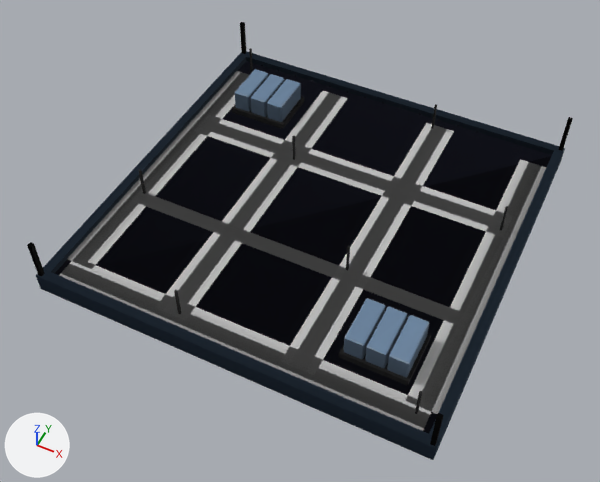
Before and after pictures for a commit that changed the glTF model assets/set_v5/veyran_fortified_bunker_foundation.glb.
Rendered twice from a 50 mm lens placed at (4.54, -9.87, 11.56), pointed at (-0.06, -0.67, 0.06). Every picture has the same lights, and +X, +Y and +Z are marked at lower left. The older version comes first. Vertices at exactly the same position are counted once.

In view in the first picture: 'body', 'body.001', 'body.002'.
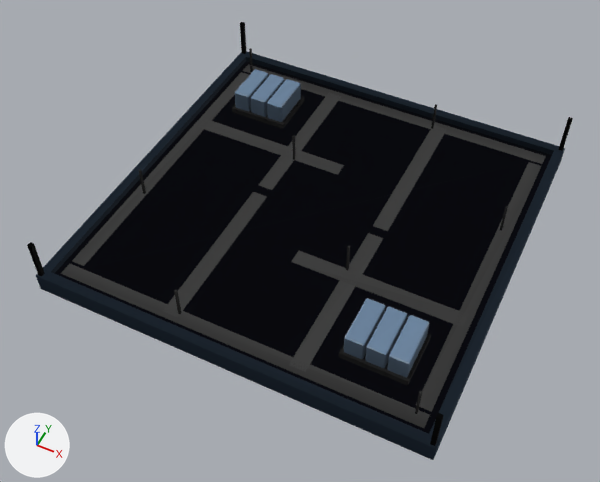
The change in detail:
me_mesh_0 is used by ob_body; parent ob_veyran_fortified_bunker_foundation_lod0; location (0.0, 0.0, 0.0).
me_mesh_0 had 548 vertices, 734 faces and spanned x -3.69..3.69, y -3.69..3.69, z 0.0..1.15.
me_mesh_0 now has 360 vertices, 490 faces and spans x -3.69..3.69, y -3.69..3.69, z 0.0..1.15.
me_mesh_0 part 1: the loose piece of 4 vertices spanning x -3.4..3.4, y -3.4..-3.14, z 0.27 is copied, and the copy is moved by (0.0, 6.54, 0.0); it spans x -3.4..3.4, y 3.14..3.4, z 0.27.
Part 2, on me_mesh_0:
4 vertices are removed from x -3.3..3.3, y -1.35..1.35, z 0.27.
8 faces are deleted.
12 vertices are added at x -1.35..1.35, y -1.35..1.35, z 0.27.
12 new faces join them, mat_team.
me_mesh_0 part 3: 1 kept faces spanning x -3.54..3.54, y -3.51..3.51, z 0.25 get new vertex colours; the middle colour goes from blue #7e85ae to blue #5f6584.
Other edits to the shape of me_mesh_0 do not show in these pictures.
me_mesh_1 is used by ob_body_001; parent ob_veyran_fortified_bunker_foundation_lod1; location (0.0, 0.0, 0.0).
me_mesh_1 had 108 vertices, 132 faces and spanned x -3.69..3.69, y -3.69..3.69, z 0.0..1.15.
me_mesh_1 now has 120 vertices, 138 faces and spans x -3.69..3.69, y -3.69..3.69, z 0.0..1.15.
Part 4, on me_mesh_1:
4 vertices are removed from x -3.3..3.3, y -1.35..1.35, z 0.27.
8 faces are deleted.
12 vertices are added at x -1.35..1.35, y -1.35..1.35, z 0.27.
12 new faces join them, mat_team.
me_mesh_1 part 5: 1 kept faces spanning x -3.57..3.57, y -3.56..3.56, z 0.25 get new vertex colours; the middle colour goes from blue #8289b3 to blue #5f6584.
Other edits to the shape of me_mesh_1 do not show in these pictures.
me_mesh_2 is used by ob_body_002; parent ob_veyran_fortified_bunker_foundation_lod2; location (0.0, 0.0, 0.0).
me_mesh_2 had 88 vertices, 102 faces and spanned x -3.69..3.69, y -3.69..3.69, z 0.0..1.15.
me_mesh_2 no longer uses material mat_paint.
me_mesh_2 now has 76 vertices, 68 faces and spans x -3.66..3.66, y -3.66..3.66, z 0.0..1.15.
me_mesh_2 part 6: the loose piece of 4 vertices spanning x -1.5..-0.9, y -3.3..3.3, z 0.27 is rebuilt with 4 vertices and now spans x -1.35..-1.05, y -3.3..-0.1, z 0.27.
me_mesh_2 part 7: the loose piece of 4 vertices spanning x 2.97..3.57, y -3.08..3.08, z 0.27 is rebuilt with 4 vertices and now spans x 3.14..3.4, y -3.08..3.08, z 0.27.
me_mesh_2 part 8: the loose piece of 4 vertices spanning x 0.9..1.5, y -3.3..3.3, z 0.27 is rebuilt with 4 vertices and now spans x 1.05..1.35, y -3.3..-0.1, z 0.27.
me_mesh_2 part 9: the loose piece of 4 vertices spanning x -3.4..3.4, y -3.57..-2.97, z 0.27 is rebuilt with 4 vertices and now spans x -3.4..3.4, y -3.4..-3.14, z 0.27.
me_mesh_2 part 10: the loose piece of 4 vertices spanning x -3.3..3.3, y 0.9..1.5, z 0.27 is rebuilt with 4 vertices and now spans x -3.3..-0.1, y 1.05..1.35, z 0.27.
me_mesh_2 part 11: the loose piece of 4 vertices spanning x -3.57..-2.97, y -3.08..3.08, z 0.27 is rebuilt with 4 vertices and now spans x -3.4..-3.14, y -3.08..3.08, z 0.27.
me_mesh_2 part 12: 24 vertices removed from x -3.69..3.69, y -3.69..3.69, z 0.0..0.37; 12 vertices added at x -3.4..3.4, y 0.1..3.4, z 0.27.
me_mesh_2 part 13: 47 kept faces spanning x -3.66..3.66, y -3.66..3.66, z 0.0..1.15 get new vertex colours.

Pixel boxes [x1, y1, x2, y2] of what changed, in the pictures (600 x 482 px; the box of a moved part takes in the faces that stretch with it):
'body', reshaped: before [28, 22, 573, 445]; after [27, 22, 573, 446]
'body.002', reshaped: before [27, 24, 572, 460]; after [58, 66, 550, 434]
part 1 of me_mesh_0, added: after [243, 64, 546, 164]
part 2 of me_mesh_0, moved or reshaped: before [133, 93, 509, 372]; after [291, 251, 468, 327]
part 3 of me_mesh_0, recoloured: [56, 62, 548, 274] in both
part 4 of me_mesh_1, moved or reshaped (not visible before): after [163, 101, 445, 372]
part 5 of me_mesh_1, recoloured: [57, 62, 547, 273] in both
part 6 of me_mesh_2, rebuilt (46% narrower, 49% shorter): before [156, 91, 348, 321]; after [164, 192, 267, 309]
part 7 of me_mesh_2, rebuilt (not visible afterwards): before [406, 159, 546, 414]
part 8 of me_mesh_2, rebuilt (46% narrower, 48% shorter): before [281, 123, 454, 375]; after [290, 233, 383, 363]
part 9 of me_mesh_2, rebuilt (not visible afterwards): before [59, 258, 433, 431]
part 10 of me_mesh_2, rebuilt: before [194, 115, 512, 237]; after [198, 119, 338, 164]
part 11 of me_mesh_2, rebuilt (7% narrower, 9% shorter): before [67, 71, 249, 269]; after [79, 72, 249, 253]
part 12 of me_mesh_2, moved or reshaped: before [36, 51, 565, 460]; after [260, 93, 447, 225]
part 13 of me_mesh_2, edited (looks the same): [58, 66, 550, 274] in both
